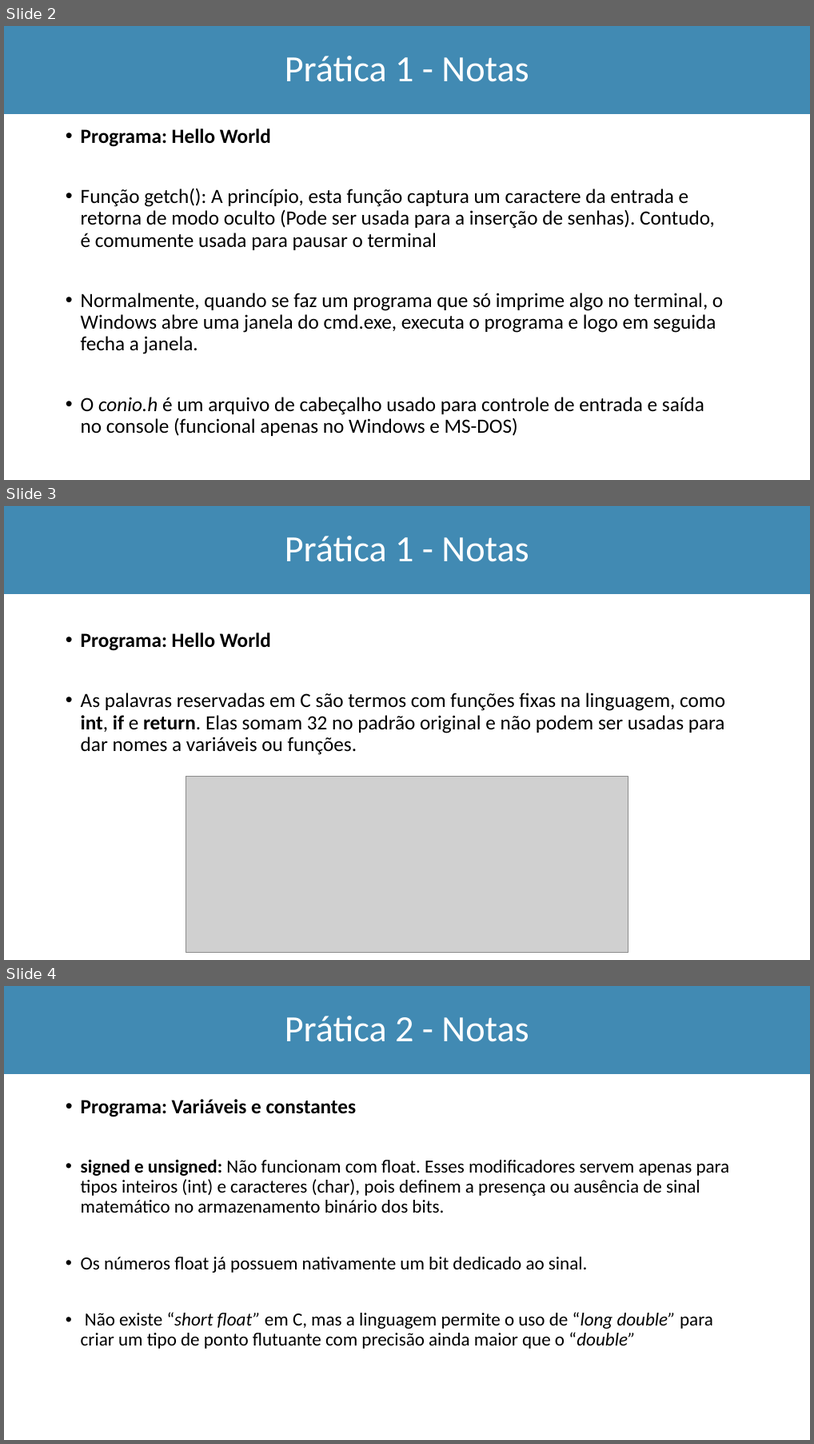
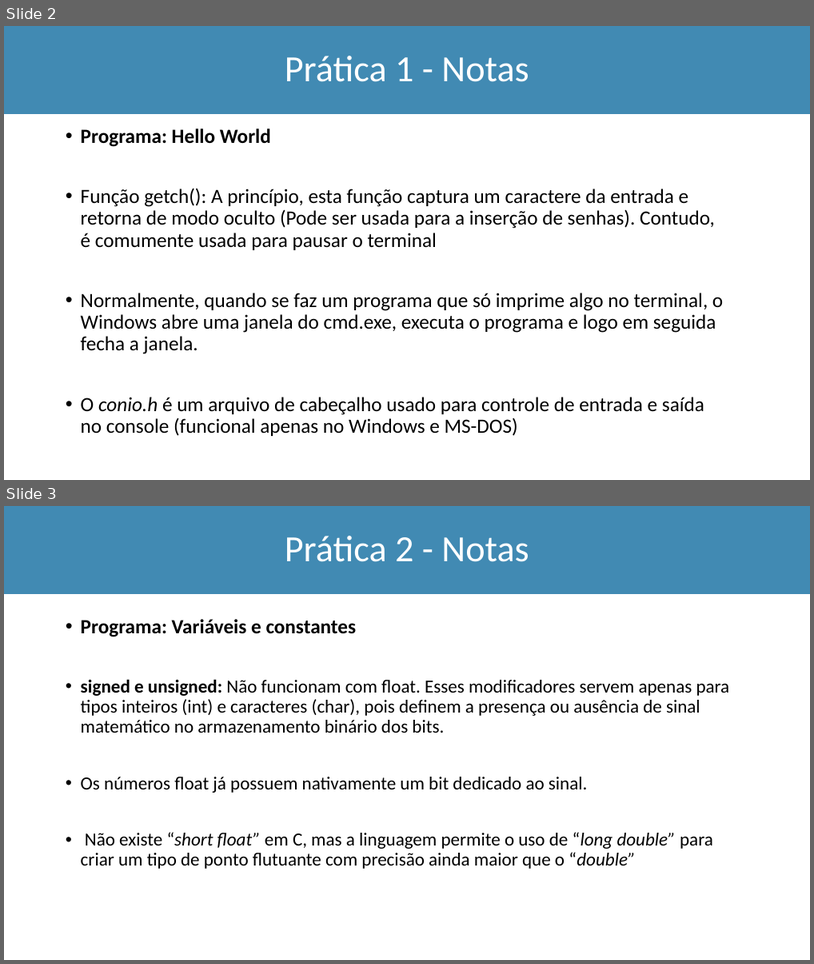
Before and after one commit to Marcio-Salmazo/Aulas, a slide deck: UNIUBE-LP/Pratica_LP.pptx. Shown one above the other, each under a label of ours: slides 2, 3 and 4 before the commit, slides 2 and 3 after it. The pictures are 814x1444 and 814x964 pixels, drawn with LibreOffice and Linux fonts; fonts in the diff are those of the drawing; grey boxes stand for pictures. Boxes give left, top, right and bottom in pixels: in the first picture for what was removed or moved away, otherwise in the second. Text is boxed around its words. In the diff, an @@ line names an element or a change of style, - is before the commit and + after.

```diff
--- a/UNIUBE-LP/Pratica_LP.pptx
+++ b/UNIUBE-LP/Pratica_LP.pptx
@@ slide 3 removed at [4,506,810,960], background #FFFFFF @@
@@ rectangle removed at [4,506,810,594] @@
@@ title removed at [285,536,529,562] @@
-Prática 1 - Notas
@@ text removed at [81,632,726,755] @@
-• Programa: Hello World
-• As palavras reservadas em C são termos com funções fixas na linguagem, como int, if e return. Elas somam 32 no padrão original e não podem ser usadas para dar nomes a variáveis ou funções.
@@ picture removed at [186,776,628,952] @@
@@ what was slide 4 is now slide 3 @@
```
Also in this commit, not shown: 1 slide added, 1 other slide removed, 4 other files.
